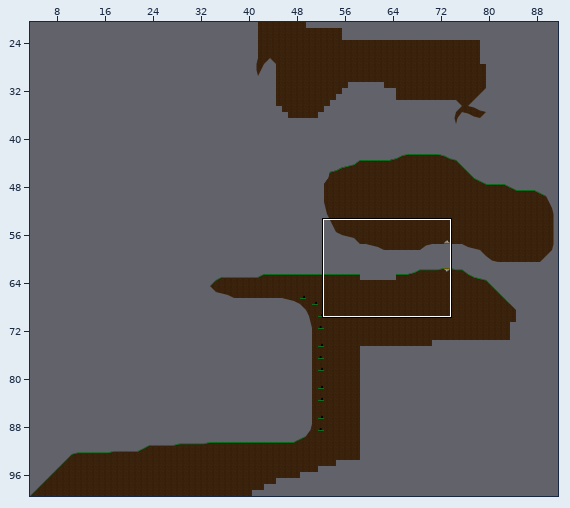
One commit to this Tiled map: Code/GravWalker.Content/maps/testmap2.tmx. Above, an overview of the earlier version with the close-up marked.
Close-up. Before:
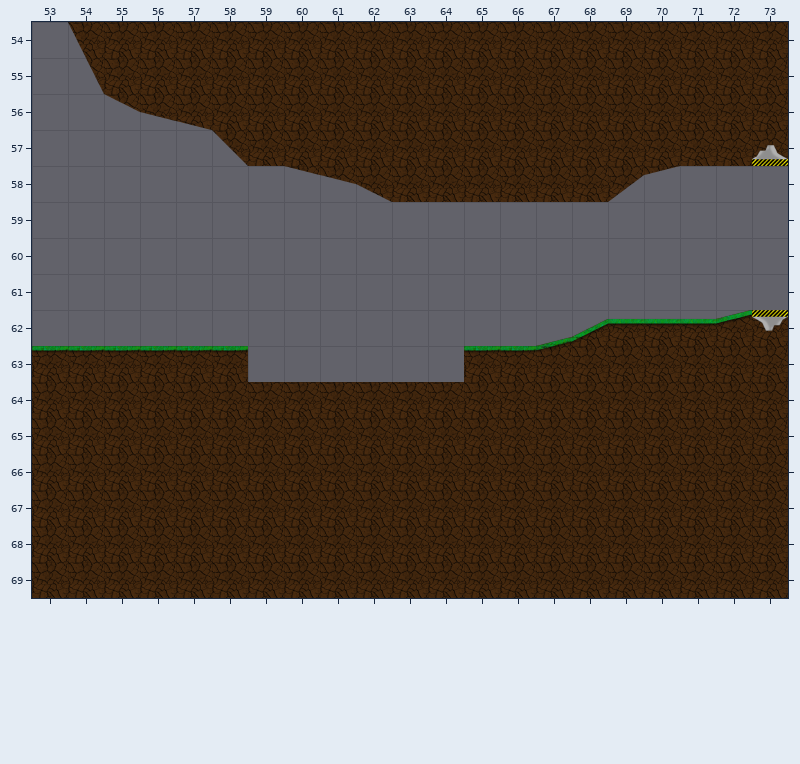
Cells are 128x128 px. Shown: x 53..73, y 54..69. The commit also changed other parts of the map, which this record leaves out.
After:
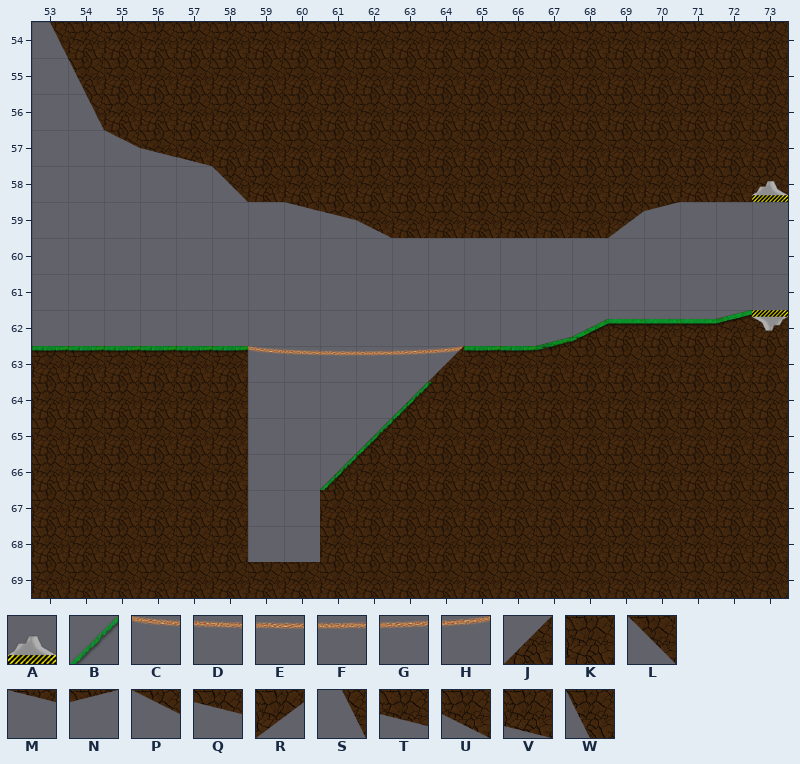
Key: from "grass": A 32, B 97; from "moretiles": C 0, D 1, E 2, F 3, G 4, H 5; from "testtiles": J 0, K 1, L 8, M 11, N 13, P 24, Q 40, R 45, S 46, T 56, U 58, V 72, W 115.
_ is an empty cell.
From old to new:
Layer "Collision":
y 63: x 59..64 ______ -> CDEFGH
Layer "Non-Collision":
y 54: x 53..54 _W -> SK
y 55: x 54 S -> W
y 56: x 54..57 _PTV -> SKKK
y 57: x 55..58 ___L -> PTVK
y 58: x 58..62 __MQU -> LKKKK; x 69..73 RN___ -> KKKKK
y 59: x 60..70 ___________ -> MQUKKKKKKRN
y 63: x 64 _ -> J
y 64: x 59..63 KKKKK -> ____J
y 65: x 59..62 KKKK -> ___J
y 66: x 59..61 KKK -> __J
y 67..68: x 59..60 KK -> __
Layer "Decals":
y 57: x 73 A -> _
y 58: x 73 _ -> A
y 64: x 63 _ -> B
y 65: x 62 _ -> B
y 66: x 61 _ -> B
Where, in picture pixels (left, top, right, bottom), the same in both close-ups:
changed: (50, 22, 788, 238)
changed: (248, 346, 464, 562)
